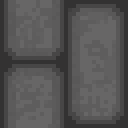
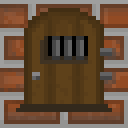
Before/after of a (128, 128) layered artwork. What changed in the layer stack:
added group "Group 2 copy" with 17 layers above "Group 2" over [0, 0, 128, 128]
added group "door" with 8 layers in group "Group 2 copy" over [16, 8, 116, 112]
added layer "Layer 14 copy" in group "door" over [32, 56, 112, 80]
added layer "Layer 14" in group "door" over [100, 48, 116, 84]
added layer "Layer 13" in group "door" over [16, 104, 112, 112]
added layer "Layer 11" in group "door" over [52, 36, 84, 60]
added layer "Rectangle 2" in group "door" over [40, 36, 88, 64]
added layer "Layer 9" (64%) in group "door" over [32, 12, 100, 108]
added layer "Layer 10" in group "door" over [32, 12, 96, 112]
added layer "Rectangle 1" in group "door" over [24, 8, 104, 112]
added layer "Rectangle 1 copy 8" (1st of 2, in "Group 2 copy") in group "Group 2 copy" over [0, 0, 128, 128]
added layer "Layer 8" (52%) in group "Group 2 copy" over [0, 4, 128, 124]
added layer "Layer 6" in group "Group 2 copy" over [36, 68, 92, 92]
added layer "Layer 7 copy" in group "Group 2 copy" over [0, 0, 128, 128]
added layer "Layer 7" in group "Group 2 copy" over [0, 100, 128, 128]
added layer "Layer 5" (1st of 2, in "Group 2 copy") (47%) in group "Group 2 copy" over [0, 0, 128, 128]
added layer "Layer 4" (1st of 2, in "Group 2 copy") in group "Group 2 copy" over [0, 0, 128, 128]
added group "Group 2" with 3 layers above "Group 1" over [0, 0, 128, 128]
added layer "Rectangle 1 copy 8" (2nd of 2, in "Group 2") in group "Group 2" over [0, 0, 128, 128]
added layer "Layer 5" (2nd of 2, in "Group 2") in group "Group 2" over [0, 0, 128, 128]
added layer "Layer 4" (2nd of 2, in "Group 2") in group "Group 2" over [0, 0, 128, 128]
